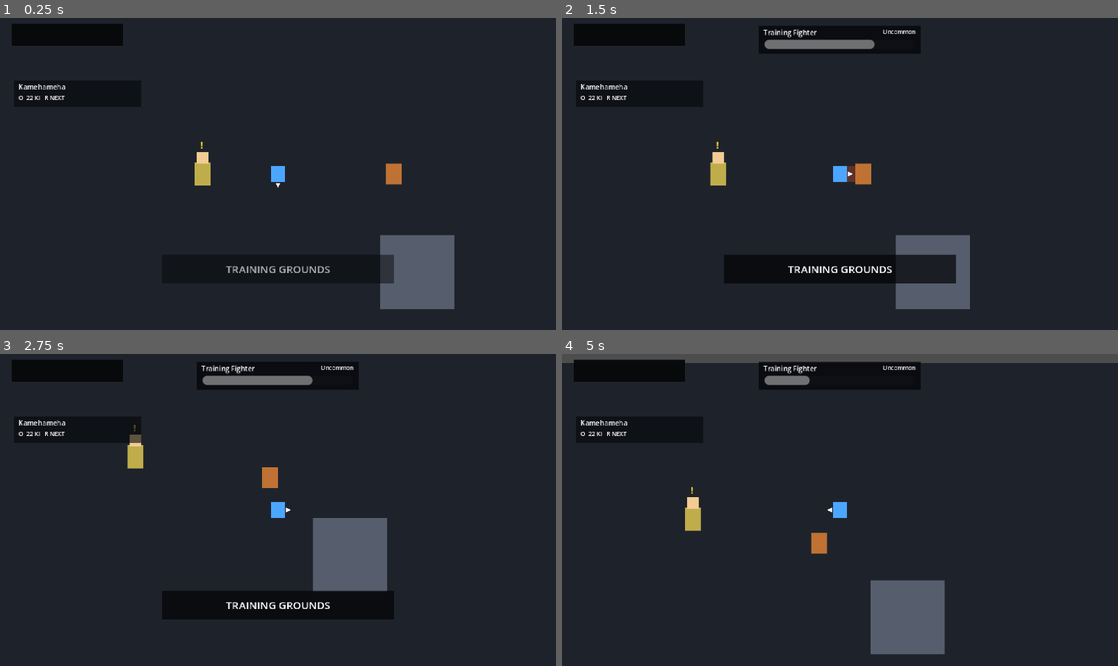
Above: before the commit, frames 1-4 (two rows, left to right).
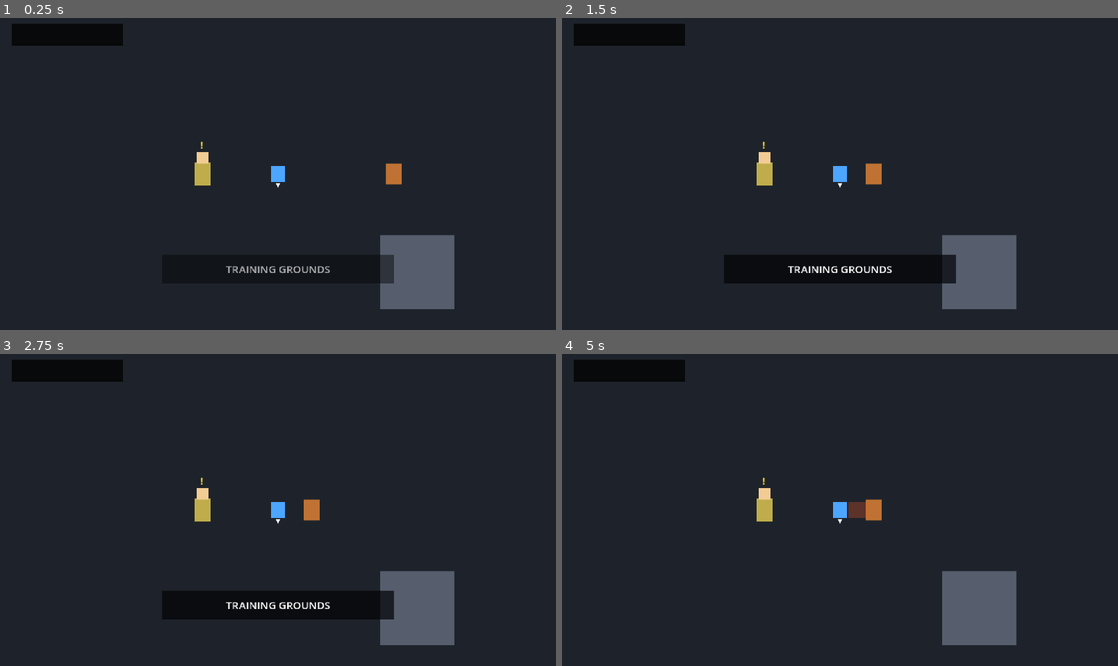
Above: after the commit, the same moments.

Repository: kikajima/dragonballsoullegacy
Game: Godot game, scene res://scenes/bootstrap/bootstrap.tscn
Same seed, same stepped clock (60 frames per second), same inputs: the game is played once before the commit and once after it.
Inputs:
- Up to frame 1 (0.25 s): no input
- Up to frame 2 (1.5 s): tap Enter (ui_accept) at 0.5, 0.77 s; hold D (move_right) 0.53-1.28 s; hold Space (dash) 0.53-1.28 s; tap J (attack) at 0.6 s; hold S (move_down) from 1.28 s (still down); tap Space (dash) at 1.35 s
- Up to frame 3 (2.75 s): tap Enter (ui_accept) at 1.52 s; tap K (ki_blast) at 1.55 s; release S (move_down) at 2.03 s; hold D (move_right) from 2.03 s (still down); hold K (ki_blast) from 2.03 s (still down); tap I (kick) at 2.3 s
- Up to frame 4 (5 s): release D (move_right) at 2.78 s; release K (ki_blast) at 2.78 s; hold W (move_up) 2.78-3.53 s; tap I (kick) at 2.85 s; tap Enter (ui_accept) at 3.02, 3.77, 4.52 s; tap O (special_attack) at 3.05, 3.6 s; hold A (move_left) from 3.53 s (still down); tap J (attack) at 3.8, 4.35 s; tap Space (dash) at 4.55 s

The runs differ from the first frame. In frame 1, 0.1% of the frame differs, in the area x 3-12%, y 21-27%; in frame 2, 6.6%; in frame 3, 9.4%; in frame 4, 12%, in the area x 0-100%, y 0-97%.
Error after the commit: Parse Error: Cannot find member "BEAM" in base "SpecialAttackData.AttackType". (res://combat/special/special_attack_component.gd:171)

Commit message:
refactor: model original Legacy of Goku II special attack behaviors

Diff:
--- a/data/abilities/special_attack_data.gd
+++ b/data/abilities/special_attack_data.gd
@@ -3,41 +3,114 @@
 
 enum AttackType {
 	PROJECTILE,
-	BEAM,
+	CONTINUOUS_BEAM,
 	SPREAD,
+	ARC_GRENADE,
+	CHARGED_PROJECTILE,
+	MELEE,
+	CHARGED_MELEE,
+	FLURRY,
+	AREA_STATUS,
+	SWORD_WAVE,
 }
 
 enum CastPose {
 	PROJECTILE,
 	BEAM,
+	MELEE,
+	KICK,
+	POSE,
 }
 
 @export var ability_id: StringName = &""
 @export var display_name: String = ""
 @export_multiline var description: String = ""
 
-@export_enum("Projectile", "Beam", "Spread")
+@export_enum(
+	"Projectile",
+	"Continuous Beam",
+	"Spread",
+	"Arc Grenade",
+	"Charged Projectile",
+	"Melee",
+	"Charged Melee",
+	"Flurry",
+	"Area Status",
+	"Sword Wave"
+)
 var attack_type: int = AttackType.PROJECTILE
 
-@export_enum("Projectile", "Beam")
+@export_enum("Projectile", "Beam", "Melee", "Kick", "Pose")
 var cast_pose: int = CastPose.PROJECTILE
 
 @export var effect_key: StringName = &"blue_orb"
 
+# Resource / timing.
 @export var ki_cost: float = 10.0
+@export var ki_drain_per_second: float = 0.0
 @export var cooldown: float = 0.6
 @export var damage: int = 18
 @export var startup_duration: float = 0.18
 @export var cast_lock_duration: float = 0.30
 
+# Hold / charge behavior.
+@export var charge_duration: float = 0.0
+@export var charge_damage_multiplier: float = 1.0
+@export var charge_range_multiplier: float = 1.0
+@export var charge_scale_multiplier: float = 1.0
+
+# Straight / charged projectile behavior.
 @export var projectile_speed: float = 260.0
 @export var projectile_scale: float = 1.0
 @export var projectile_radius: float = 4.0
+@export var projectile_range: float = 220.0
 @export var projectile_count: int = 1
 @export var spread_degrees: float = 12.0
 
+# Impact / explosion behavior.
+@export var explosion_radius: float = 0.0
+@export var screen_stun_on_impact: bool = false
+
+# Arc/grenade behavior.
+@export var arc_height: float = 20.0
+@export var arc_duration: float = 0.55
+
+# Beam behavior.
 @export var beam_range: float = 190.0
 @export var beam_width: float = 7.0
-@export var beam_duration: float = 0.42
+@export var beam_tick_interval: float = 0.16
+@export var beam_pierces_targets: bool = false
 
+# Melee behavior.
+@export var melee_radius: float = 14.0
+@export var melee_reach: float = 14.0
+@export var melee_is_radial: bool = false
+@export var dash_distance: float = 0.0
+
+# Flurry behavior.
+@export_range(1, 12, 1)
+var flurry_hit_count: int = 1
+@export var flurry_hit_interval: float = 0.12
+
+# Status behavior.
 @export var stun_duration: float = 0.0
+@export var area_radius: float = 0.0
+
+func is_charge_attack() -> bool:
+	return charge_duration > 0.0
+
+func is_continuous() -> bool:
+	return attack_type == AttackType.CONTINUOUS_BEAM
+
+func get_cast_state() -> StringName:
+	match cast_pose:
+		CastPose.BEAM:
+			return &"special_beam"
+		CastPose.MELEE:
+			return &"special_melee"
+		CastPose.KICK:
+			return &"special_kick"
+		CastPose.POSE:
+			return &"special_pose"
+		_:
+			return &"special_projectile"
